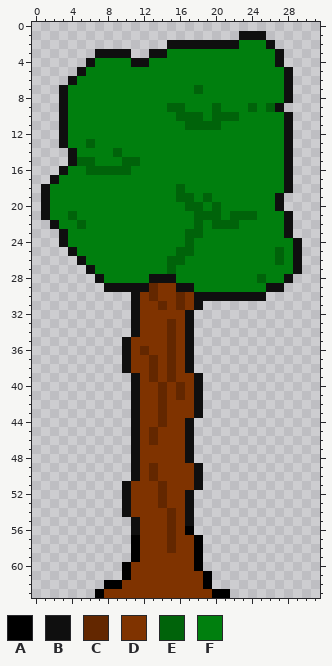
Pixel-art sprite -- Assets/Sprites/tree.png. The first picture shows the starting point.
The file is 32x64 pixels.
Palette (. is transparent): A #000000  B #0f0f0f  C #632700  D #7f3300  E #00630a  F #007f0e
Pixels before, first column x 1:
 1 ......................BBB....
 2 ..............BBBBBBBBFFFB...
 3 ......BBBB..BBFFFFFFFFFFFFB..
 4 .....BFFFFBBFFFFFFFFFFFFFFB..
 5 ....BFFFFFFFFFFFFFFFFFFFFFFB.
 6 ...BFFFFFFFFFFFFFFFFFFFFFFFB.
 7 ..BFFFFFFFFFFFFFFEFFFFFFFFFB.
 8 ..BFFFFFFFFFFFFFFFFFFFFFFFFB.
 9 ..BFFFFFFFFFFFEEFFFEFFFEFEB..
10 ..BFFFFFFFFFFFFEEEFEEEFFFFFB.
11 ..BFFFFFFFFFFFFFEEEEFFFFFFFB.
12 ..BFFFFFFFFFFFFFFFFFFFFFFFFB.
13 ..BFFEFFFFFFFFFFFFFFFFFFFFFB.
14 ...BFFFFEFFFFFFFFFFFFFFFFFFB.
15 ...BEEFFFEEFFFFFFFFFFFFFFFFB.
16 ..BFFEEEEEFFFFFFFFFFFFFFFFFB.
17 .BFFFFFFFFFFFFFFFFFFFFFFFFFB.
18 BFFFFFFFFFFFFFFEFFFFFFFFFFFB.
19 BFFFFFFFFFFFFFFEEFEFFFFFFFB..
20 BFFFFFFFFFFFFFFFEEFEFFFFFFB..
21 BFFEFFFFFFFFFFFFFEEEFEEEFFFB.
22 .BFFEFFFFFFFFFFFFEFEEEFFFFFB.
23 ..BFFFFFFFFFFFFFEEFFFFFFFFFB.
24 ..BFFFFFFFFFFFFFEFFFFFFFFFFFB
25 ...BFFFFFFFFFFFEEFFFFFFFFFEFB
26 ....BFFFFFFFFFEEFFFFFFFFFFEFB
27 .....BFFFFFFFFEFFFFFFFFFFFFFB
28 ......BFFFFFBBBFFFFFFFFFEFFB.
29 .......BBBBBCDDBBFFFFFFFFBB..
30 ..........BDCDDCDBBBBBBBB....
31 ..........BDDCDCDB...........
32 ..........BDDDDDB............
33 ..........BDDDCDB............
34 ..........BDDDCDB............
35 .........BDDDDCDB............
36 .........BDCDDCDB............
37 .........BDDCDCDB............
38 .........BDDCDCDB............
39 ..........BDCDCDDB...........
40 ..........BDDCDCDB...........
41 ..........BDDCDCDB...........
42 ..........BDDCDDDB...........
43 ..........BDDCDDDB...........
44 ..........BDDCDDB............
45 ..........BDCDDDB............
46 ..........BDCDDDB............
47 ..........BDDDDDB............
48 ..........BDDDDDB............
49 ..........BDCDDDDB...........
50 ..........BDCDDDDB...........
51 .........BDDDCDDDB...........
52 .........BDDDCDDB............
53 .........BDDDCDDB............
54 .........BDDDDCDB............
55 ..........BDDDCDB............
56 ..........BDDDCDA............
57 ..........ADDDCDDA...........
58 ..........ADDDCDDA...........
59 ..........ADDDDDDA...........
60 .........ADDDDDDDA...........
61 .........ADDDDDDDDA..........
62 .......AADDDDDDDDDA..........
63 ......ADDDDDDDDDDDDAA........
After:
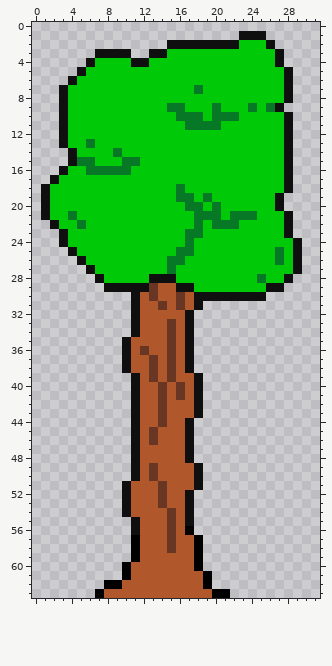
Message: Bigger trees and introduced palette
Difference:
colour C: #632700 -> #693623
colour D: #7f3300 -> #b0572b
colour E: #00630a -> #067826
colour F: #007f0e -> #00c908
Changed places in both pictures, as pixel boxes (x1, y1, x2, y2):
changed: (50, 40, 293, 598)
